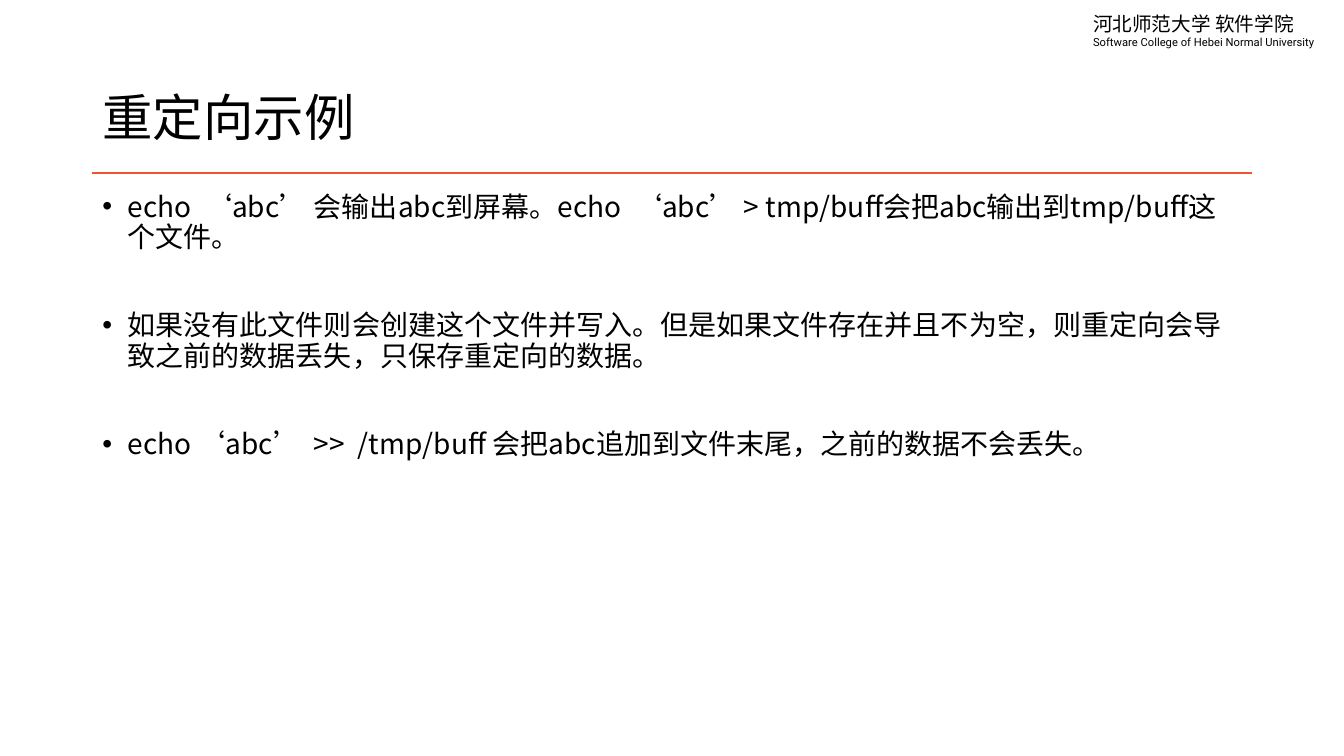
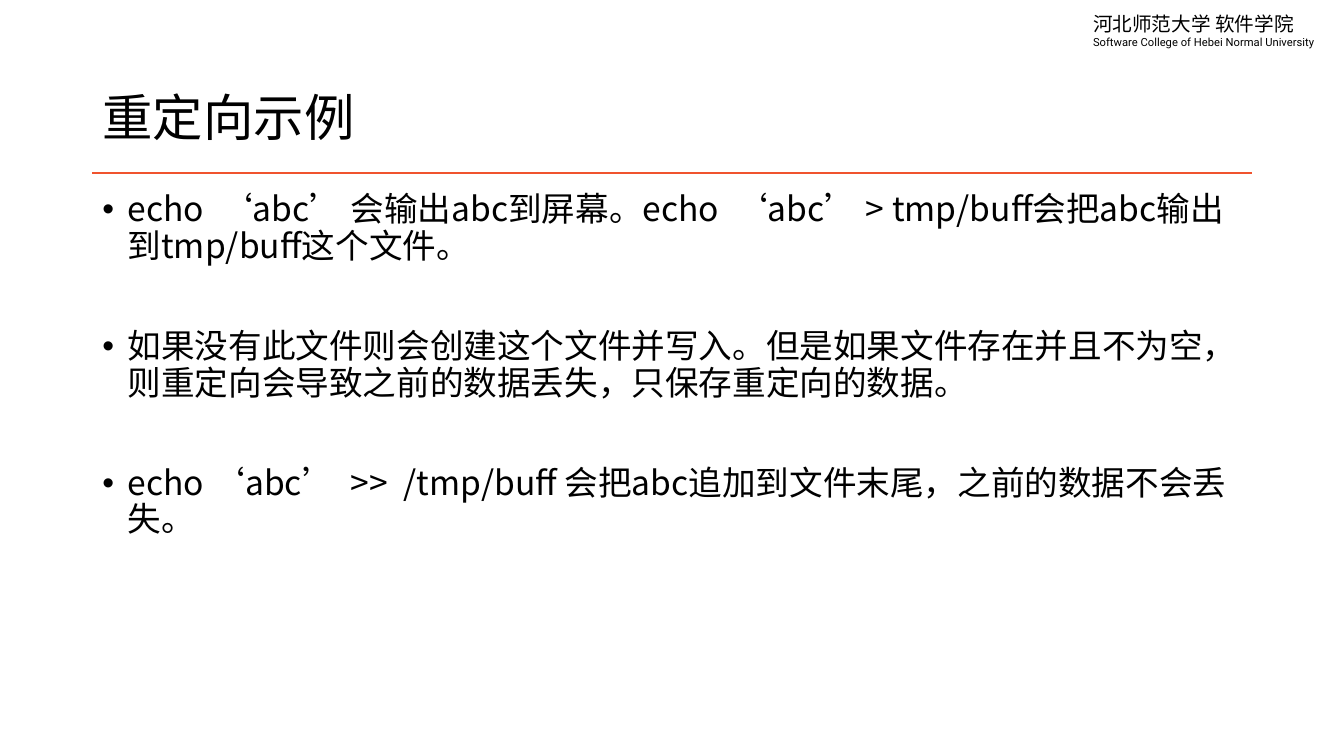
Before and after one commit to edu2act/course-linux-system, a slide deck: slide 5 of materials/slides/ch04-io-redrection-and-pipe.pptx. Drawn at 1344x756 pixels with LibreOffice and Linux fonts; fonts in the diff are those of the drawing. Boxes give left, top, right and bottom in pixels: in the first picture for what was removed or moved away, otherwise in the second. Text is boxed around its words. In the diff, an @@ line names an element or a change of style, - is before the commit and + after.

```diff
--- a/materials/slides/ch04-io-redrection-and-pipe.pptx
+++ b/materials/slides/ch04-io-redrection-and-pipe.pptx
@@ text "echo ‘abc’ 会输出abc到屏幕。echo ‘abc’ > ..." at box(128, 192, 1237, 534): size 20 to 24 pt @@
```
Also in this commit, not shown: 5 other slides changed.
